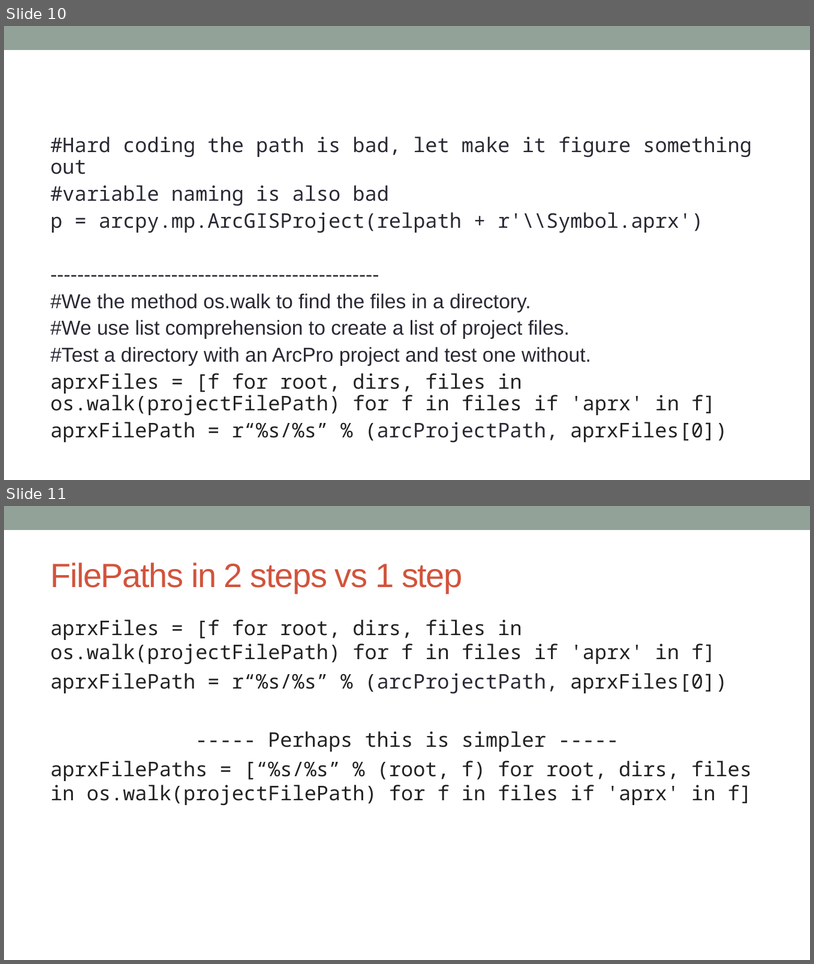
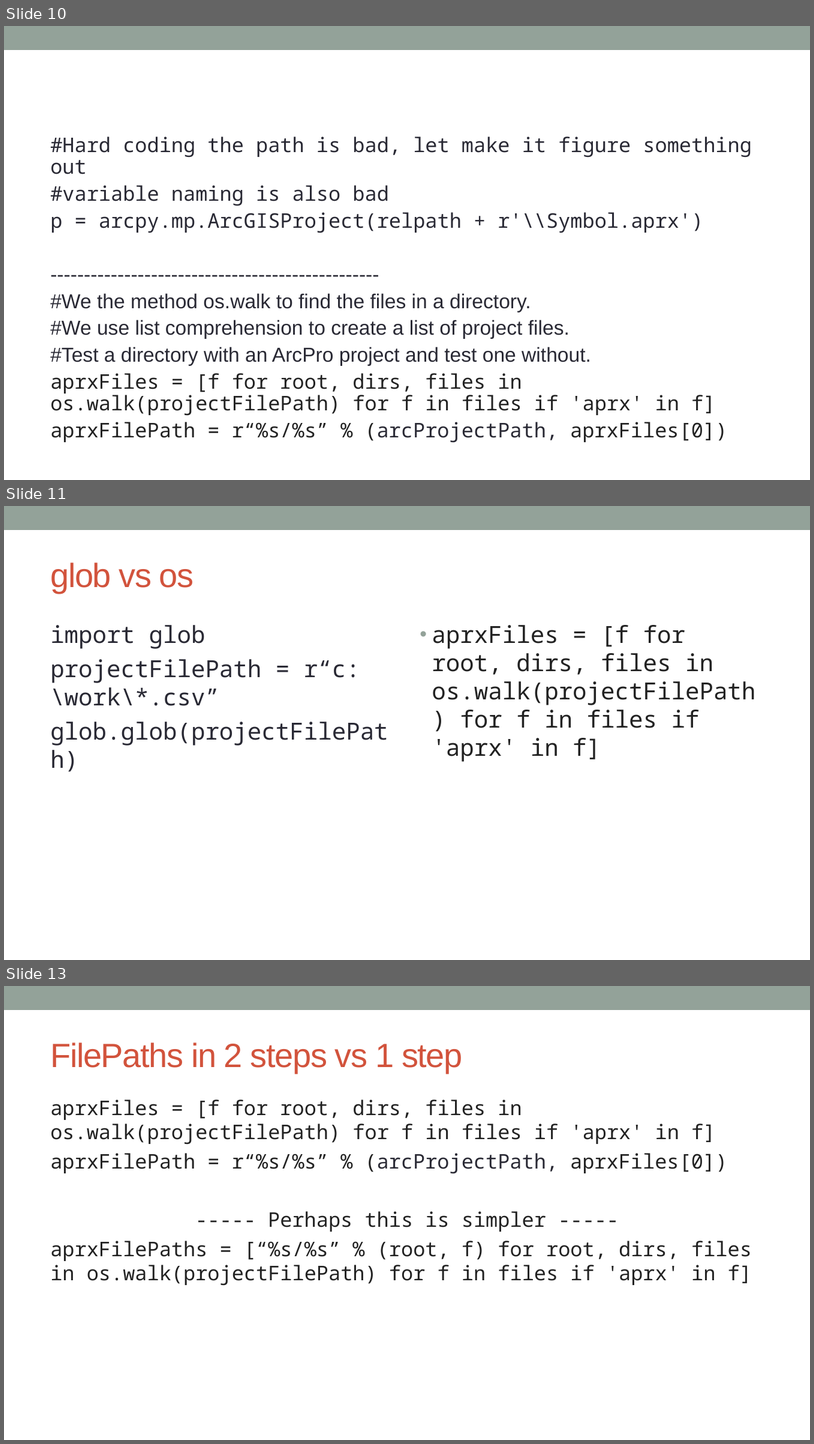
Before and after one commit to MGIS-UMN-GIS5578/GIS5578-week9, a slide deck: week9_mapping _with_arcpy.odp. Shown one above the other, each under a label of ours: slides 10 and 11 before the commit, slides 10, 11 and 13 after it; the slides between them are not shown. The pictures are 814x964 and 814x1444 pixels, drawn with LibreOffice and Linux fonts; fonts in the diff are those of the drawing. Boxes give left, top, right and bottom in pixels: in the first picture for what was removed or moved away, otherwise in the second. Text is boxed around its words. In the diff, an @@ line names an element or a change of style, - is before the commit and + after.

```diff
--- a/week9_mapping _with_arcpy.odp
+++ b/week9_mapping _with_arcpy.odp
@@ slide 11 added at box(4, 506, 810, 960), background #FFFFFF; not listed: 1 template element that a slide beside it also shows @@
@@ title added at box(50, 562, 194, 593), 40 pt, text #D2533C @@
+glob vs os
@@ text added at box(50, 625, 388, 745), 28 pt, text #292934 @@
+import glob
+projectFilePath = r“c:\work\*.csv”
+glob.glob(projectFilePath)
@@ text added at box(432, 625, 756, 762), 28 pt, text #222222 @@
+• aprxFiles = [f for root, dirs, files in os.walk(projectFilePath) for f in files if 'aprx' in f]
@@ what was slide 11 is now slide 13 @@
```
Also in this commit, not shown: 1 slide changed, 1 other slide added, 10 other files.
